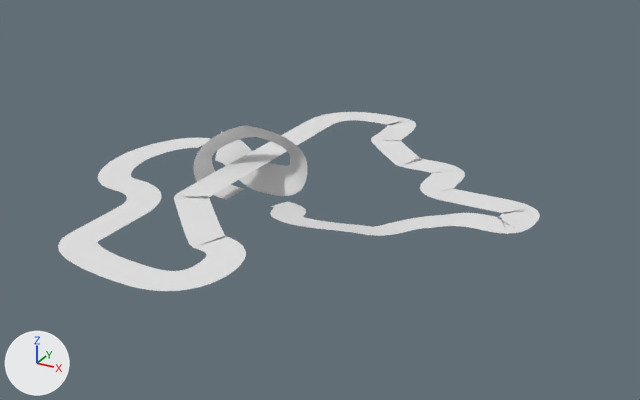
One commit to the Blender file FarahZero/Assets/Models/Maps/Mapa1/Mapa1.blend: the scene before it, then after it.
The view is the same before and after, from a 50 mm lens placed at (45.6, -81.1, 39.5), pointed at (0.8, 0.4, -1.3). The lights are fixed; the arrows at lower left show +X, +Y and +Z. The same objects are shown in both versions, whatever each file hides.

Objects in the first picture: 'BezierCurve'.
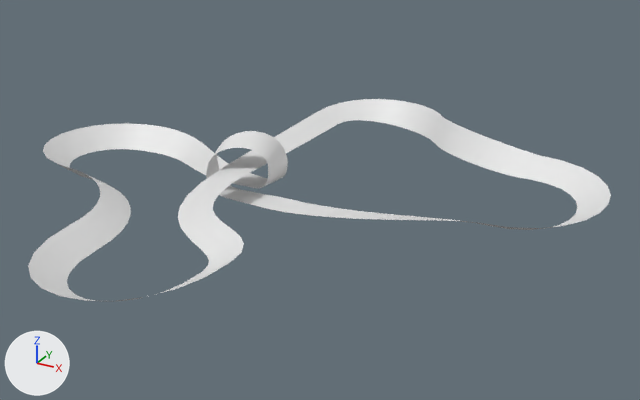
Patch to the scene script:
```diff
--- a/FarahZero/Assets/Models/Maps/Mapa1/Mapa1.blend.py
+++ b/FarahZero/Assets/Models/Maps/Mapa1/Mapa1.blend.py
@@ cu_beziercurve @@
 cu_beziercurve.dimensions = '3D'
-_sp = cu_beziercurve.splines.new('BEZIER'); _sp.bezier_points.add(5)
-_sp.bezier_points.foreach_set('co', [-0.961, 0.0517, -0.265, -1.373, 0.0517, 0.0, -0.961, 0.394, 0.336, -0.501, 0.597, 0.0, -0.961, 0.597, -0.265, -1.555, 0.597, 0.0])
-_sp.bezier_points.foreach_set('handle_left', [-0.645, 0.0517, -0.265, -1.373, 0.0517, -0.19, -1.048, 0.394, 0.336, -0.501, 0.597, 0.247, -0.645, 0.597, -0.265, -1.239, 0.597, 0.0])
-_sp.bezier_points.foreach_set('handle_right', [-1.217, 0.0517, -0.265, -1.373, 0.0517, 0.256, -0.89, 0.394, 0.336, -0.501, 0.597, -0.271, -1.217, 0.597, -0.265, -1.574, 0.597, 0.0])
-for _p, _l, _r in zip(_sp.bezier_points, ['ALIGNED', 'ALIGNED', 'ALIGNED', 'ALIGNED', 'ALIGNED', 'ALIGNED'], ['ALIGNED', 'ALIGNED', 'ALIGNED', 'ALIGNED', 'ALIGNED', 'ALIGNED']): _p.handle_left_type = _l; _p.handle_right_type = _r
+_sp = cu_beziercurve.splines.new('BEZIER'); _sp.bezier_points.add(13)
+_sp.bezier_points.foreach_set('co', [-0.961, 0.0517, -0.265, -1.278, 0.0887, 0.0, -0.643, 0.403, 0.0, -0.961, 0.44, -0.265, -2.257, 0.44, 0.0, -2.257, -0.795, 0.0, -1.252, -1.929, 0.0, 0.104, -1.818, 0.0, -0.961, 0.0494, 0.0, -0.943, 2.051, 0.0, 0.429, 2.308, 0.0, 1.755, 1.675, 0.0, 1.755, 0.0517, 0.0, -0.424, 0.0517, -0.265])
+_sp.bezier_points.foreach_set('handle_left', [-0.645, 0.0517, -0.265, -1.278, 0.0887, -0.148, -0.643, 0.403, 0.408, -0.824, 0.44, -0.265, -1.583, 0.44, 0.0, -3.327, -0.795, 0.0, -1.252, -1.088, 0.0, 0.104, -3.041, 0.0, -0.961, -1.64, 0.0, -0.943, 1.051, 0.0, 0.0834, 2.772, 0.0, 1.492, 1.675, 0.0, 2.829, 0.0517, 0.0, 0.406, 0.0517, -0.265])
+_sp.bezier_points.foreach_set('handle_right', [-1.217, 0.0517, -0.265, -1.278, 0.0887, 0.364, -0.643, 0.403, -0.269, -1.784, 0.44, -0.265, -3.267, 0.44, 0.0, -2.001, -0.795, 0.0, -1.252, -3.093, 0.0, 0.104, -1.108, 0.0, -0.961, 0.206, 0.0, -0.943, 2.887, 0.0, 0.626, 2.044, 0.0, 2.829, 1.675, 0.0, 1.434, 0.0517, 0.0, -0.68, 0.0517, -0.265])
+for _p, _l, _r in zip(_sp.bezier_points, ['ALIGNED', 'ALIGNED', 'ALIGNED', 'ALIGNED', 'ALIGNED', 'ALIGNED', 'ALIGNED', 'ALIGNED', 'ALIGNED', 'ALIGNED', 'ALIGNED', 'ALIGNED', 'ALIGNED', 'ALIGNED'], ['ALIGNED', 'ALIGNED', 'ALIGNED', 'ALIGNED', 'ALIGNED', 'ALIGNED', 'ALIGNED', 'ALIGNED', 'ALIGNED', 'ALIGNED', 'ALIGNED', 'ALIGNED', 'ALIGNED', 'ALIGNED']): _p.handle_left_type = _l; _p.handle_right_type = _r
+_sp.bezier_points.foreach_set('tilt', [0.0, 0.236, 0.919, 0.901, 0.0, 0.0, 0.0, 0.0, 0.373, 0.598, 1.589, 0.71, 0.544, 0.0])
 _sp.order_u = 0
 _sp.order_v = 0
-_sp = cu_beziercurve.splines.new('BEZIER'); _sp.bezier_points.add(24)
-_sp.bezier_points.foreach_set('co', [-1.716, 0.597, 0.0, -2.15, -0.128, 0.0, -1.716, -0.795, 0.0, -1.252, -1.275, 0.0, -1.252, -1.929, 0.0, -0.348, -2.247, 0.0, 0.104, -1.818, 0.0, -0.227, -1.457, 0.0, -0.961, -0.714, 0.0, -0.961, 0.0494, 0.0, -0.943, 1.822, 0.0, -0.103, 2.353, 0.0, 0.0152, 1.7, 0.0, 0.546, 1.168, 0.0, 0.792, 1.168, 0.0, 1.054, 0.918, 0.0, 1.054, 0.793, 0.0, 1.32, 0.542, 0.0, 1.755, 0.542, 0.0, 2.014, 0.324, 0.0, 1.755, 0.0976, 0.0, 1.252, 0.0976, -0.109, 0.747, -0.319, -0.139, 0.0299, -0.319, -0.208, -0.424, 0.0517, -0.265])
-_sp.bezier_points.foreach_set('handle_left', [-1.628, 0.597, 0.0, -2.15, 0.188, 0.0, -2.032, -0.795, 0.0, -1.252, -0.959, 0.0, -1.252, -1.613, 0.0, -0.664, -2.247, 0.0, 0.104, -2.134, 0.0, -0.0308, -1.457, 0.0, -0.961, -0.73, 0.0, -0.961, -0.107, 0.0, -0.943, 0.822, 0.0, -0.261, 2.353, 0.0, 0.0152, 1.858, 0.0, 0.545, 1.169, 0.0, 0.634, 1.168, 0.0, 1.054, 1.076, 0.0, 1.054, 0.839, 0.0, 1.162, 0.542, 0.0, 1.597, 0.542, 0.0, 2.014, 0.482, 0.0, 1.913, 0.0976, 0.0, 1.404, 0.0976, -0.0676, 0.968, -0.319, -0.139, 0.251, -0.319, -0.208, -0.108, 0.0517, -0.265])
-_sp.bezier_points.foreach_set('handle_right', [-1.972, 0.597, 0.0, -2.15, -0.384, 0.0, -1.46, -0.795, 0.0, -1.252, -1.531, 0.0, -1.252, -2.185, 0.0, -0.0922, -2.247, 0.0, 0.104, -1.561, 0.0, -0.253, -1.457, 0.0, -0.961, -0.7, 0.0, -0.961, 0.206, 0.0, -0.943, 2.483, 0.0, 0.0297, 2.353, 0.0, 0.0152, 1.652, 0.0, 0.548, 1.166, 0.0, 1.048, 1.168, 0.0, 1.054, 0.883, 0.0, 1.054, 0.536, 0.0, 1.576, 0.542, 0.0, 2.011, 0.542, 0.0, 2.014, 0.0678, 0.0, 1.499, 0.0976, 0.0, 0.936, 0.0976, -0.196, 0.664, -0.319, -0.139, -0.298, -0.319, -0.208, -0.68, 0.0517, -0.265])
-for _p, _l, _r in zip(_sp.bezier_points, ['ALIGNED', 'ALIGNED', 'ALIGNED', 'ALIGNED', 'ALIGNED', 'ALIGNED', 'ALIGNED', 'ALIGNED', 'ALIGNED', 'ALIGNED', 'ALIGNED', 'ALIGNED', 'ALIGNED', 'ALIGNED', 'ALIGNED', 'ALIGNED', 'ALIGNED', 'ALIGNED', 'ALIGNED', 'ALIGNED', 'ALIGNED', 'ALIGNED', 'ALIGNED', 'ALIGNED', 'ALIGNED'], ['ALIGNED', 'ALIGNED', 'ALIGNED', 'ALIGNED', 'ALIGNED', 'ALIGNED', 'ALIGNED', 'ALIGNED', 'ALIGNED', 'ALIGNED', 'ALIGNED', 'ALIGNED', 'ALIGNED', 'ALIGNED', 'ALIGNED', 'ALIGNED', 'ALIGNED', 'ALIGNED', 'ALIGNED', 'ALIGNED', 'ALIGNED', 'ALIGNED', 'ALIGNED', 'ALIGNED', 'ALIGNED']): _p.handle_left_type = _l; _p.handle_right_type = _r
-_sp.order_u = 0
-_sp.order_v = 0
+_sp.resolution_u = 64
+_sp.use_cyclic_u = True
 cu_beziercurve.use_path = True
@@ cu_beziercurve @@
 cu_beziercurve.bevel_mode = 'OBJECT'
-cu_beziercurve.bevel_profile.use_clip = True
 cu_beziercurve.fill_mode = 'FULL'
```

Location of each change, [x1, y1, x2, y2] in pixels of the pictures (640 x 400 px):
'BezierCurve', reshaped (21% wider, 13% taller): before [58, 112, 540, 291]; after [28, 99, 611, 301]
